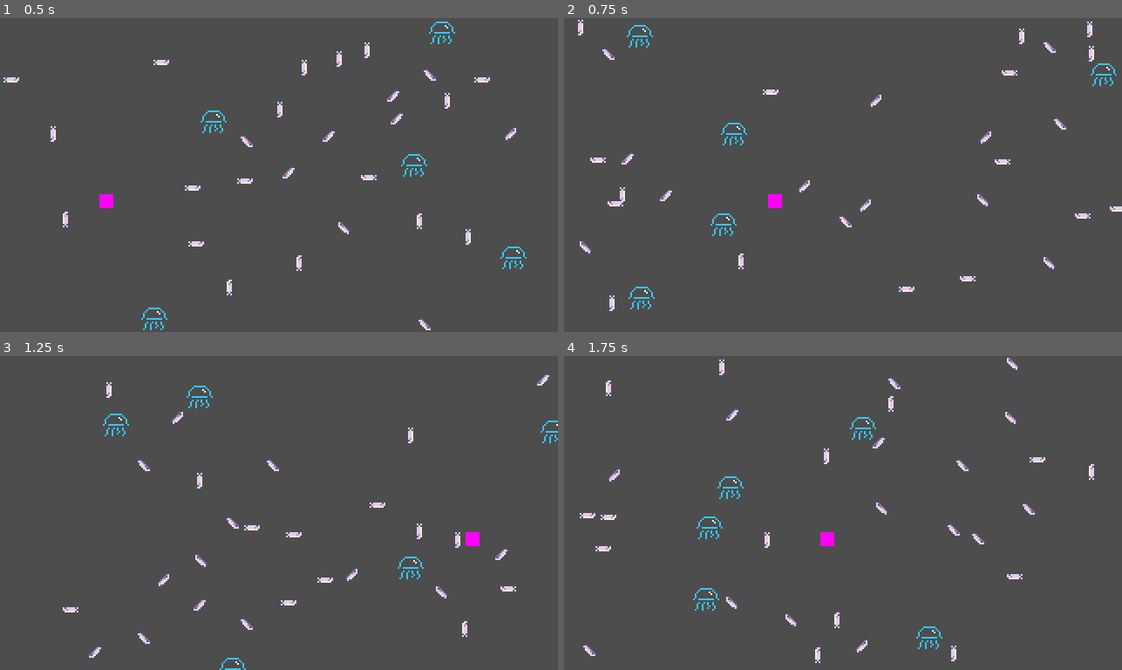
Above: before the commit, frames 1-4 (two rows, left to right).
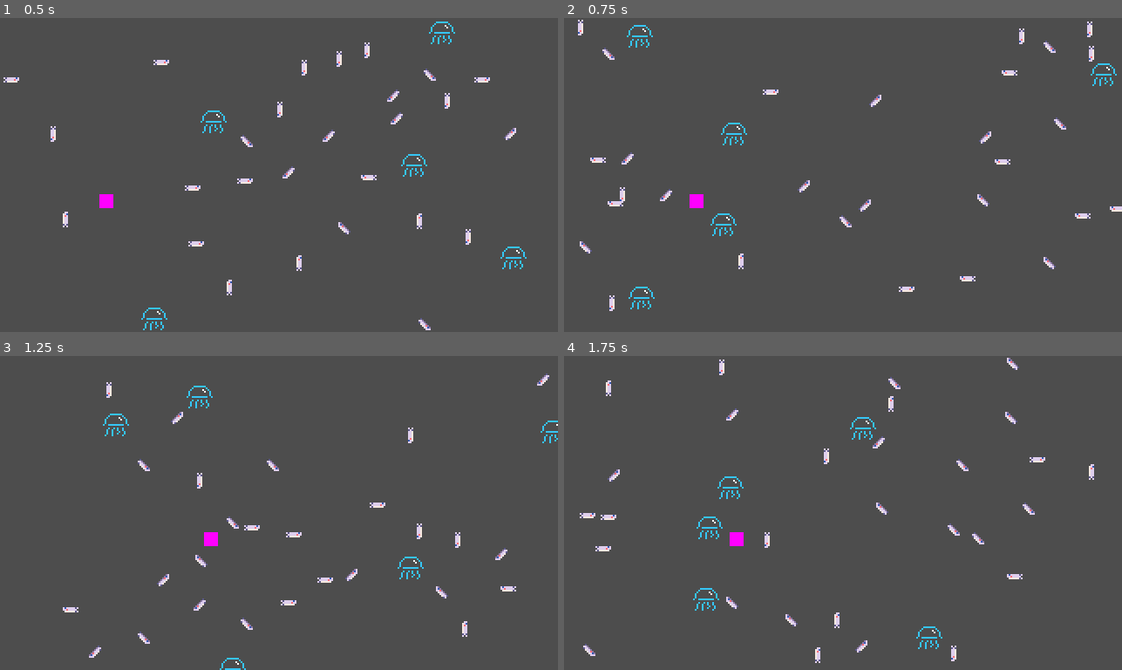
Above: after the commit, the same moments.

Repository: wickworks/jellyfishquarium
Game: Godot game, scene res://main.tscn
The game is run twice, just before and just after one commit, with the same random seed, the same clock (stepped at 60 frames per second) and the same inputs.
Inputs (mouse positions are in pixels of both pictures, inside the frame that each line leads up to):
- Up to frame 1 (0.5 s): no input
- Up to frame 2 (0.75 s): tap Enter (ui_accept) at 0.5 s; move the mouse to (965, 159) at 0.52 s; hold D (Move right) from 0.53 s (still down)
- Up to frame 3 (1.25 s): keep holding D (Move right); tap Enter (ui_accept) at 0.77 s
- Up to frame 4 (1.75 s): move the mouse to (731, 528) at 1.27 s; release D (Move right) at 1.28 s; hold A (Move left) from 1.28 s (still down); tap Enter (ui_accept) at 1.52 s

Frame 1 is identical in both runs. In frame 2, 0.2% of the frame differs, in the area x 22-40%, y 56-61%; in frame 3, 0.2%; in frame 4, 0.2%.

Commit message:
celeste's running code

Diff:
--- a/entity/player.gd
+++ b/entity/player.gd
@@ -5,10 +5,30 @@
 func _ready():
 	pass # Replace with function body.
 
+const MAX_RUN := 90.0
+const RUN_REDUCE := 400.0
+const RUN_ACCEL := 1000.0
+
+
+var move_x := 0.0
+var speed: Vector2 = Vector2(0, 0)
+
+func _approach(value: float, target: float, amount: float) -> float:
+	if value < target:
+		return minf(value + amount, target)
+	if value > target:
+		return maxf(value - amount, target)
+	else:
+		return target
+
 
 # Called every frame. 'delta' is the elapsed time since the previous frame.
 func _process(delta):
-	if Input.is_action_pressed("Move left"):
-		position.x -= 5
-	elif Input.is_action_pressed("Move right"):
-		position.x += 5
+	move_x = Input.get_axis("Move left", "Move right")
+
+	if absf(speed.x) > MAX_RUN && signf(speed.x) == move_x:
+		speed.x = _approach(speed.x, MAX_RUN * move_x, RUN_REDUCE * delta)
+	else:
+		speed.x = _approach(speed.x, MAX_RUN * move_x, RUN_ACCEL * delta)
+
+	position += speed * delta
